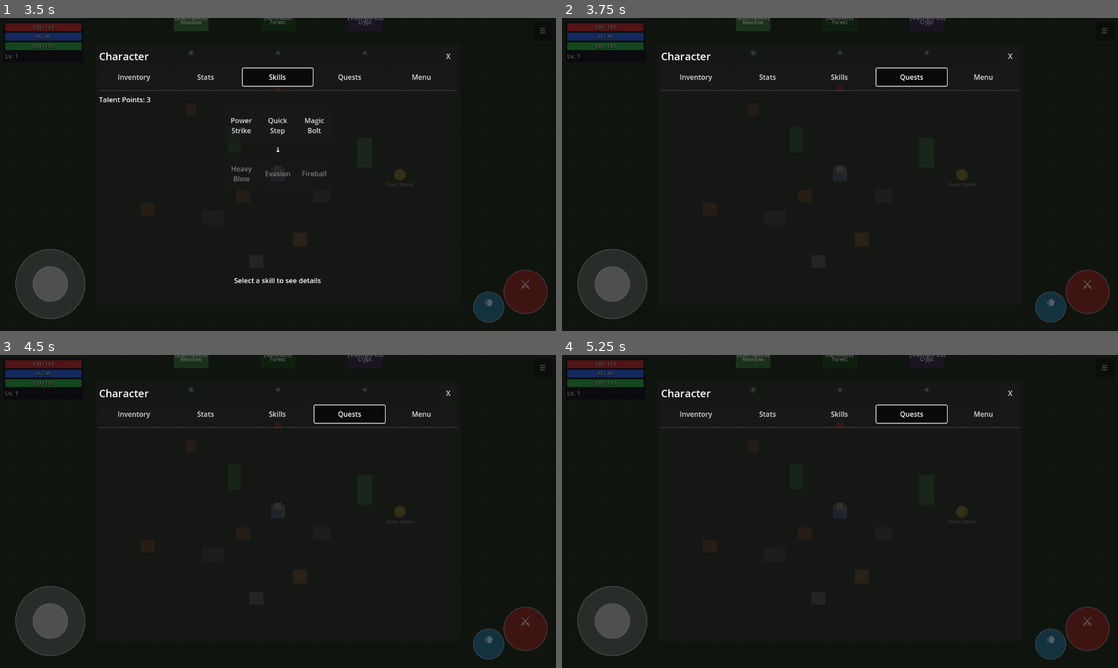
Above: before the commit, frames 1-4 (two rows, left to right).
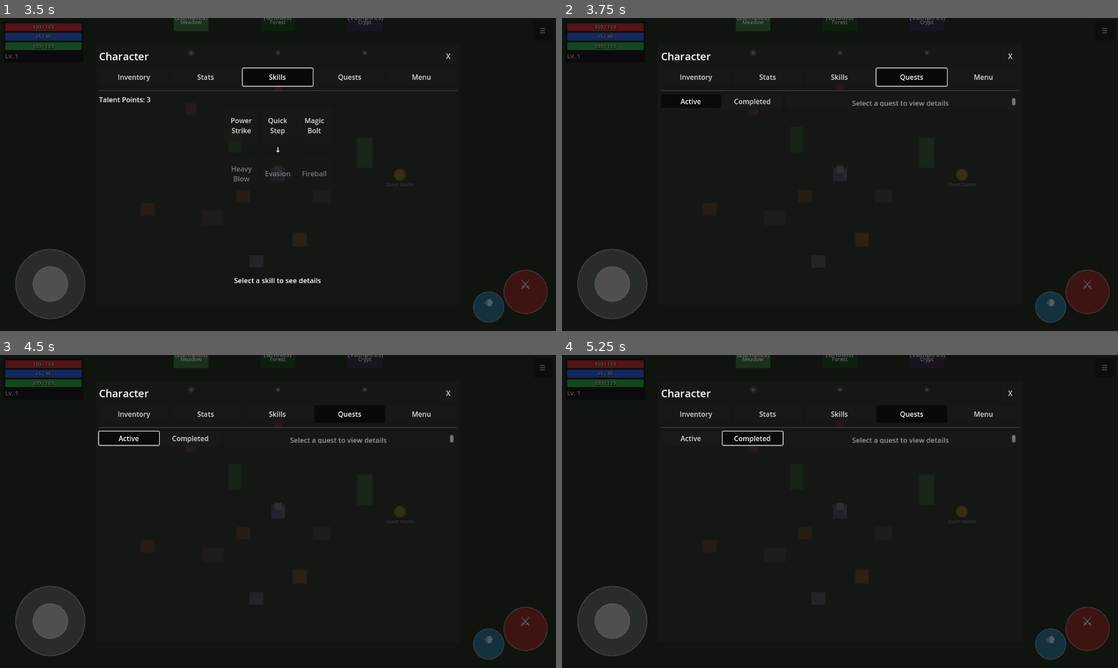
Above: after the commit, the same moments.

Repository: MatousHruska/MobileTestia
Game: Godot game, scene res://scenes/world/test_zone.tscn
Same seed, same stepped clock (60 frames per second), same inputs: the game is played once before the commit and once after it.
Inputs (mouse positions are in pixels of both pictures, inside the frame that each line leads up to):
- Up to frame 1 (3.5 s): click "☰" at 0.5 s; click "Inventory" at 1.25 s; click "Stats" at 2 s; click "Skills" at 2.75 s
- Up to frame 2 (3.75 s): click "Quests" at 3.5 s
- Up to frame 3 (4.5 s): click (127, 439) at 4.25 s, where only the run after the commit has a clickable "Active"
- Up to frame 4 (5.25 s): click (751, 439) at 5 s, where only the run after the commit has a clickable "Completed"

Frame 1 is identical in both runs. In frame 2, 0.3% of the frame differs, in the area x 21-82%, y 25-29%; in frame 3, 0.5%, in the area x 17-82%, y 15-30%; in frame 4, 0.5%.
Error before the commit: Parse Error: Cannot infer the type of "story_quests" variable because the value doesn't have a set type. (res://scripts/ui/quest/quest_log_panel.gd:187)

Commit message:
Fix type inference errors in quest_log_panel.gd

Diff:
--- a/scripts/ui/quest/quest_log_panel.gd
+++ b/scripts/ui/quest/quest_log_panel.gd
@@ -184,7 +184,7 @@
 
 func _populate_active_quests(qm) -> void:
 	# Story quests first
-	var story_quests := qm.get_active_story_quests()
+	var story_quests: Array = qm.get_active_story_quests()
 	if not story_quests.is_empty():
 		var header := _create_section_header("Story Quests")
 		_quest_list.add_child(header)
@@ -194,7 +194,7 @@
 			_quest_list.add_child(item)
 
 	# Side quests
-	var side_quests := qm.get_active_side_quests()
+	var side_quests: Array = qm.get_active_side_quests()
 	if not side_quests.is_empty():
 		var header := _create_section_header("Side Quests")
 		_quest_list.add_child(header)
@@ -213,7 +213,7 @@
 
 
 func _populate_completed_quests(qm) -> void:
-	var completed := qm.get_completed_quests()
+	var completed: Array = qm.get_completed_quests()
 
 	if completed.is_empty():
 		var label := Label.new()
